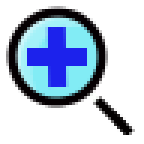
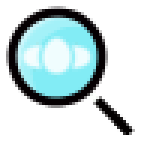
Comparing the layer stacks of the two (144, 144) images. Changes:
added layer "man" above "grid" over box(21, 36, 93, 78)
hid "overlay copy" over box(45, 24, 69, 90)
hid "overlay" over box(27, 48, 87, 66)
